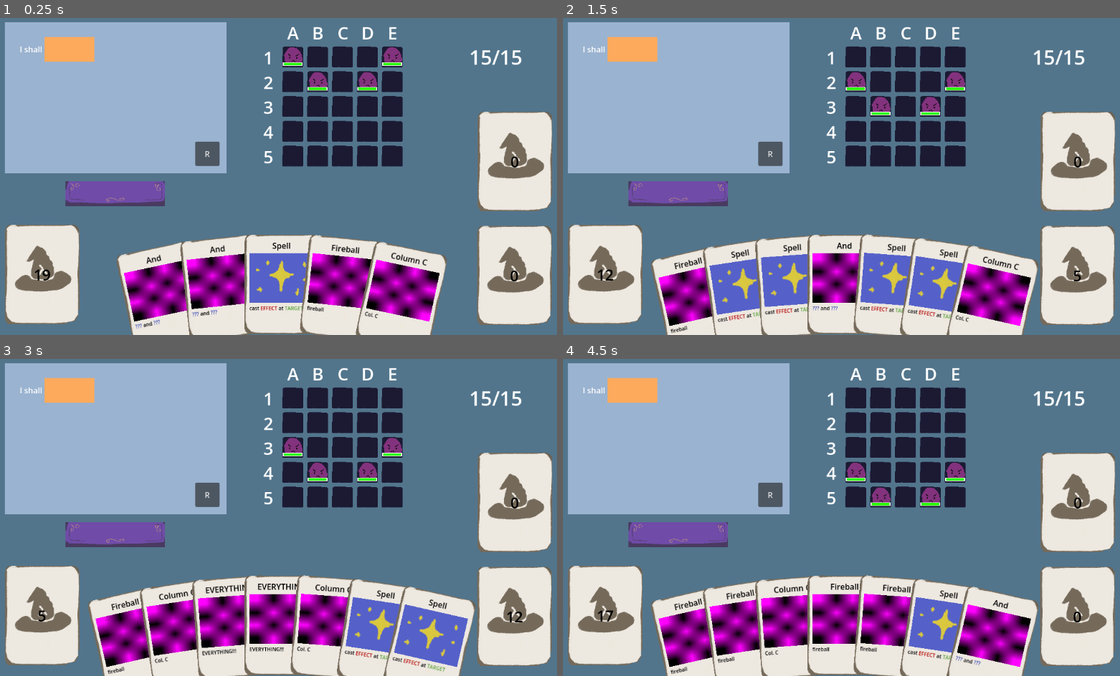
Above: before the commit, frames 1-4 (two rows, left to right).
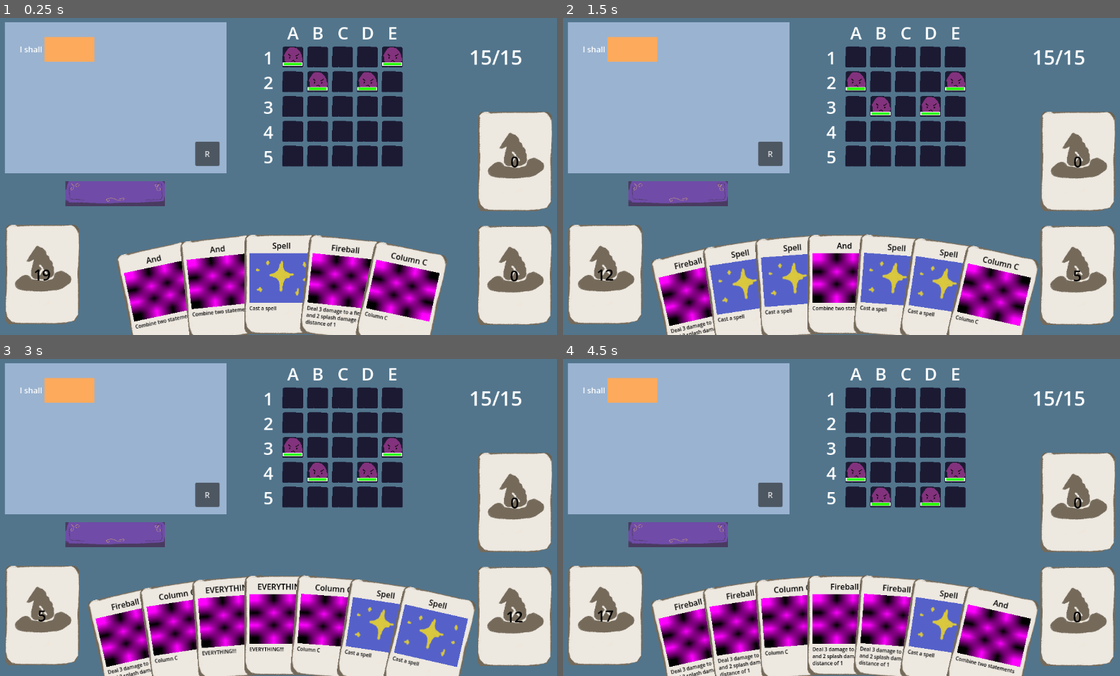
Above: after the commit, the same moments.

Repository: FlyingCheeseDemon/lexomancer
Game: Godot game, scene res://scenes/main.tscn
Two runs of this game, one before a commit and one after it. Both use one fixed random seed, a clock stepped at 60 frames per second and the inputs below.
Inputs (mouse positions are in pixels of both pictures, inside the frame that each line leads up to):
- Up to frame 1 (0.25 s): no input
- Up to frame 2 (1.5 s): click "R" at 0.5 s; click (679, 192) at 1.25 s
- Up to frame 3 (3 s): click "R" at 2 s; click (116, 533) at 2.75 s
- Up to frame 4 (4.5 s): click "R" at 3.5 s; click (679, 533) at 4.25 s

The runs differ from the first frame. In frame 1, 0.5% of the frame differs, in the area x 24-70%, y 90-98%; in frame 2, 0.5%; in frame 3, 0.4%; in frame 4, 0.9%, in the area x 19-82%, y 90-100%.

Commit message:
Actual card descriptions

Diff:
--- a/1_resources/statements/conj_and.tres
+++ b/1_resources/statements/conj_and.tres
@@ -7,6 +7,7 @@
 type = 3
 name = "and"
 title = "And"
+card_text = "Combine two statements"
 text = "%0 and %1"
 substatement_types = Array[int]([3, 3])
 metadata/_custom_type_script = "uid://bb7ks18k2laji"
--- a/1_resources/statements/effect_fireball.tres
+++ b/1_resources/statements/effect_fireball.tres
@@ -4,8 +4,9 @@
 
 [resource]
 script = ExtResource("1_jhchr")
-type = 2
 name = "fireball"
 title = "Fireball"
+card_text = "Deal 3 damage to a field and 2 splash damage in a distance of 1"
+type = 2
 text = "fireball"
 metadata/_custom_type_script = "uid://bb7ks18k2laji"
--- a/1_resources/statements/mod_spell1.tres
+++ b/1_resources/statements/mod_spell1.tres
@@ -8,6 +8,7 @@
 name = "spell1"
 title = "Spell"
 artwork = ExtResource("1_rpmh6")
+card_text = "Cast a spell"
 text = "cast %0 at %1"
 substatement_types = Array[int]([2, 1])
 metadata/_custom_type_script = "uid://bb7ks18k2laji"
--- a/1_resources/statements/mod_spell2.tres
+++ b/1_resources/statements/mod_spell2.tres
@@ -6,5 +6,6 @@
 script = ExtResource("1_5qbjv")
 name = "spell2"
 title = "Double spell"
+card_text = "Cast a spell twice"
 text = "cast %0 at %1 twice"
 metadata/_custom_type_script = "uid://bb7ks18k2laji"
--- a/1_resources/statements/target_column_2.tres
+++ b/1_resources/statements/target_column_2.tres
@@ -1,11 +1,12 @@
-[gd_resource type="Resource" script_class="Statement" format=3 uid="uid://8j7g26jasrhi"]
+[gd_resource type="Resource" script_class="StatementData" format=3 uid="uid://8j7g26jasrhi"]
 
 [ext_resource type="Script" uid="uid://bb7ks18k2laji" path="res://scripts/statement_data.gd" id="1_yhtdy"]
 
 [resource]
 script = ExtResource("1_yhtdy")
-type = 1
 name = "column_2"
 title = "Column C"
+card_text = "Column C"
+type = 1
 text = "Col. C"
 metadata/_custom_type_script = "uid://bb7ks18k2laji"
--- a/1_resources/statements/target_everywhere.tres
+++ b/1_resources/statements/target_everywhere.tres
@@ -4,8 +4,9 @@
 
 [resource]
 script = ExtResource("1_bxskl")
-type = 1
 name = "everything"
 title = "EVERYTHING"
+card_text = "EVERYTHING!!!"
+type = 1
 text = "EVERYTHING!!!"
 metadata/_custom_type_script = "uid://bb7ks18k2laji"
--- a/cardgame/card.gd
+++ b/cardgame/card.gd
@@ -12,23 +12,22 @@
 	obj.statement = statement
 	obj.image = obj.statement.data.artwork
 	obj.title = obj.statement.data.title
-	obj.description = format_card_text(obj.statement.data.text,obj.statement.substatement_types)
-
+	obj.description = obj.statement.data.card_text
 	return obj
 
-static func format_card_text(oringial_text:String,substate_types:Array[ENUMS.ST_TYPES]) -> String:
-	var substrings:PackedStringArray = oringial_text.split(" ")
-	var new_text:String = ""
-	var text:String
-	for substring:String in substrings:
-		if substring[0] == "%":
-			var index = int(substring[1])
-			var color = COLORS.ST_COLORS[substate_types[index]]
-			var type_name = ENUMS.ST_TYPES.keys()[substate_types[index]]
-			if type_name == "CONJUNCTION":
-				type_name = "???"
-			text = "[color=" + color + "]"+ type_name +"[/color]"
-		else:
-			text = substring
-		new_text += text + " "
-	return new_text
+#static func format_card_text(oringial_text:String,substate_types:Array[ENUMS.ST_TYPES]) -> String:
+	#var substrings:PackedStringArray = oringial_text.split(" ")
+	#var new_text:String = ""
+	#var text:String
+	#for substring:String in substrings:
+		#if substring[0] == "%":
+			#var index = int(substring[1])
+			#var color = COLORS.ST_COLORS[substate_types[index]]
+			#var type_name = ENUMS.ST_TYPES.keys()[substate_types[index]]
+			#if type_name == "CONJUNCTION":
+				#type_name = "???"
+			#text = "[color=" + color + "]"+ type_name +"[/color]"
+		#else:
+			#text = substring
+		#new_text += text + " "
+	#return new_text
--- a/scripts/statement_data.gd
+++ b/scripts/statement_data.gd
@@ -1,11 +1,14 @@
 extends Resource
 class_name StatementData
 
-@export var type:ENUMS.ST_TYPES
 @export var name:String
+
+@export_category("Card visuals")
 @export var title:String
 @export var artwork:Texture2D
+@export_multiline var card_text:String
 
-@export var text:String
-
+@export_category("Function")
+@export var type:ENUMS.ST_TYPES
+@export_multiline var text:String
 @export var substatement_types:Array[ENUMS.ST_TYPES] = []
